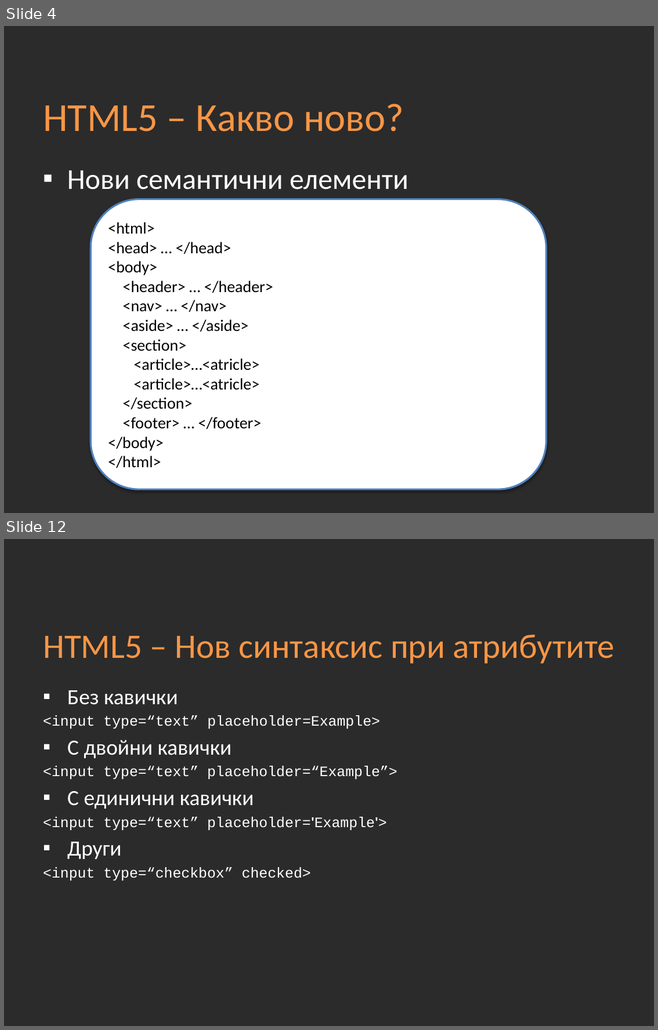
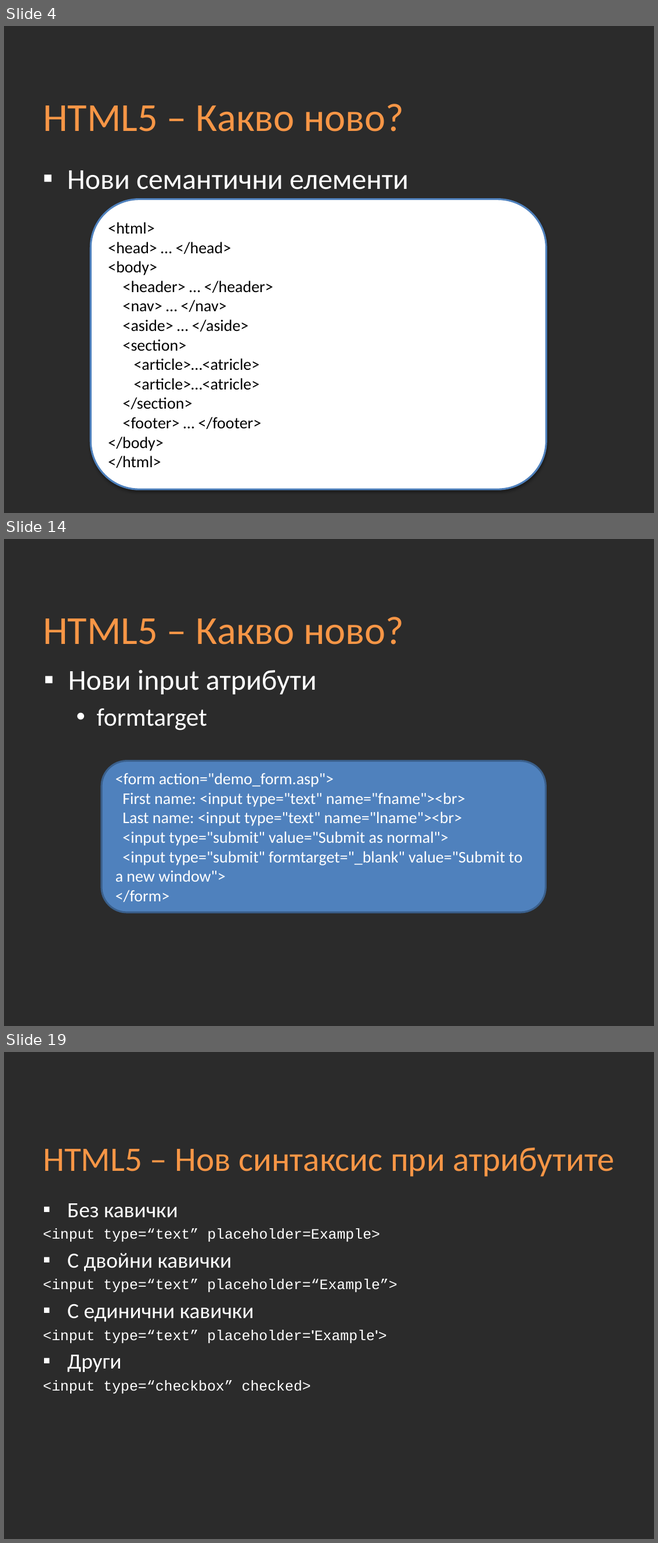
Before and after one commit to Academy-Soft-Intellect/Front-End-Course, a slide deck: 03-HTML5/03-HTML5.pptx. Shown one above the other, each under a label of ours: slides 4 and 12 before the commit, slides 4, 14 and 19 after it; the slides between them are not shown. The pictures are 658x1030 and 658x1543 pixels, drawn with LibreOffice and Linux fonts; fonts in the diff are those of the drawing; background and template pictures are left out; a plain dark background stands for a picture behind light text. Boxes give left, top, right and bottom in pixels: in the first picture for what was removed or moved away, otherwise in the second. Text is boxed around its words. In the diff, an @@ line names an element or a change of style, - is before the commit and + after.

Commit message:
HTML presentations change

```diff
--- a/03-HTML5/03-HTML5.pptx
+++ b/03-HTML5/03-HTML5.pptx
@@ slide 14 added at bbox=[4, 539, 654, 1026], background picture (left out) @@
@@ title added at bbox=[43, 617, 404, 645], 44 pt, text #F79646 @@
+HTML5 – Какво ново?
@@ text added at bbox=[68, 670, 317, 730], 32 pt, text #FFFFFF @@
+▪ Нови input атрибути
+  • formtarget
@@ rounded rectangle added at bbox=[101, 761, 545, 913], fill #4F81BD, outline #3A5F8C 2 pt, 18 pt, text #FFFFFF @@
+<form action="demo_form.asp">
+First name: <input type="text" name="fname"><br>
+Last name: <input type="text" name="lname"><br>
+<input type="submit" value="Submit as normal">
+<input type="submit" formtarget="_blank" value="Submit to a new window">
+</form>
@@ what was slide 12 is now slide 19 @@
```
Also in this commit, not shown: 9 slides changed, 10 other slides added, 2 slides removed.
